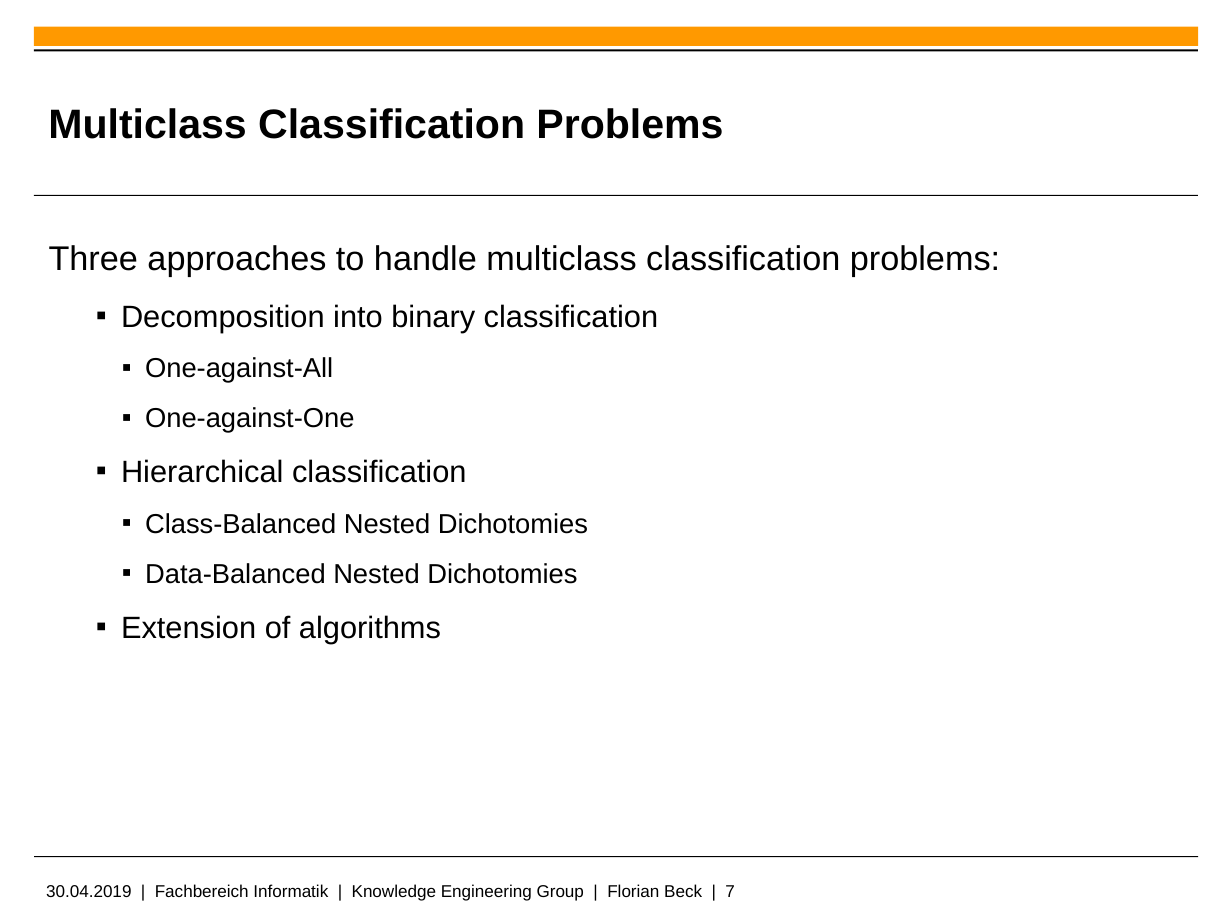
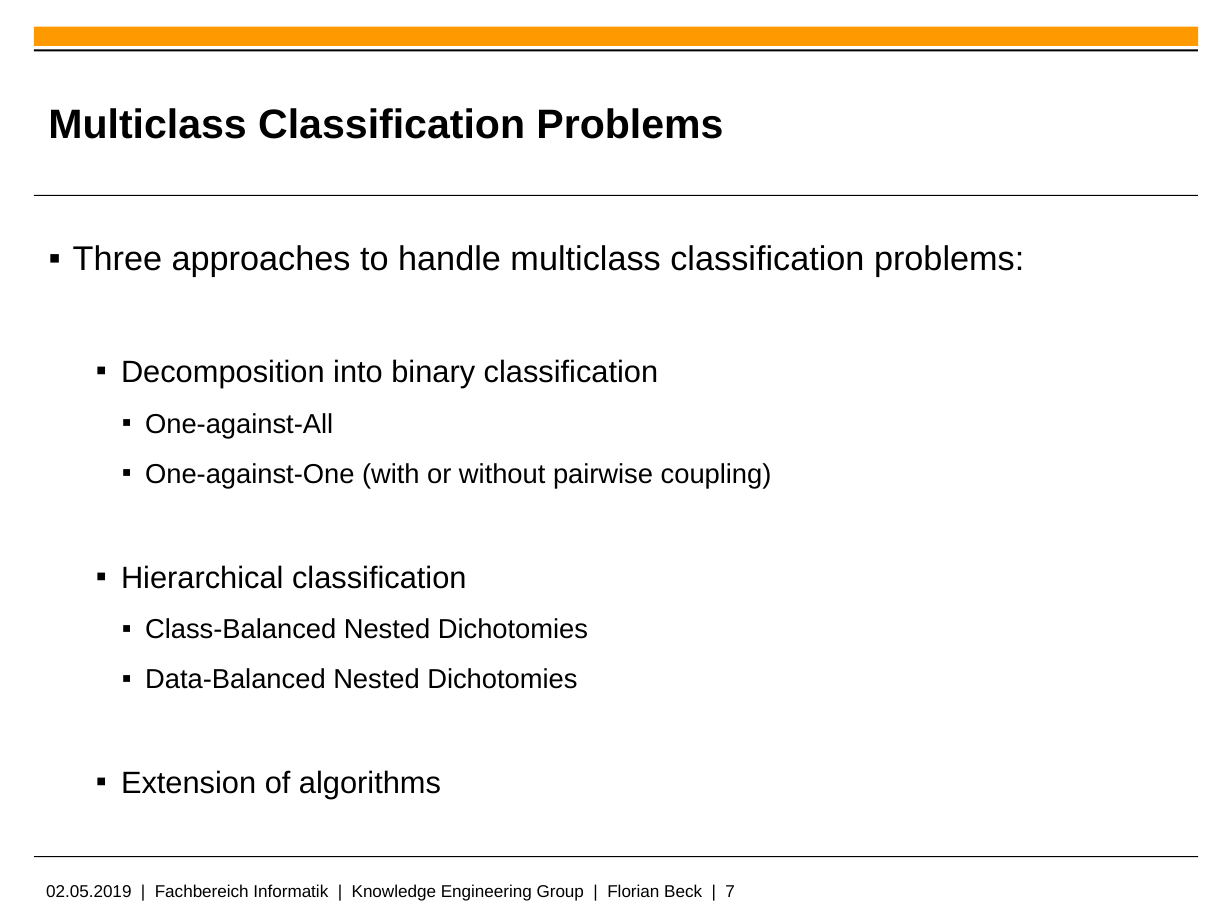
Before and after one commit to Flo427/chess-annotation, a slide deck: slide 7 of sentiment_classification_of_chess_annotations.pptx. Drawn at 1232x924 pixels with LibreOffice and Linux fonts; fonts in the diff are those of the drawing; background and template pictures are left out. Boxes give left, top, right and bottom in pixels: in the first picture for what was removed or moved away, otherwise in the second. Text is boxed around its words. In the diff, an @@ line names an element or a change of style, - is before the commit and + after.

```diff
--- a/sentiment_classification_of_chess_annotations.pptx
+++ b/sentiment_classification_of_chess_annotations.pptx
@@ text at <box>73,245,1024,277</box>: bullet none to ▪; list level 1 to 2 in "Three approaches to handle multiclass ..." @@
@@ text at <box>145,463,772,488</box>: text changed @@
-      ▪ One-against-One
+      ▪ One-against-One (with or without pairwise coupling)
@@ text at <box>46,884,735,901</box>: text changed @@
-30.04.2019 | Fachbereich Informatik | Knowledge Engineering Group | Florian Beck | 7
+02.05.2019 | Fachbereich Informatik | Knowledge Engineering Group | Florian Beck | 7
```
Also in this commit, not shown: 6 other slides changed, 9 slides added, 3 slides removed.
